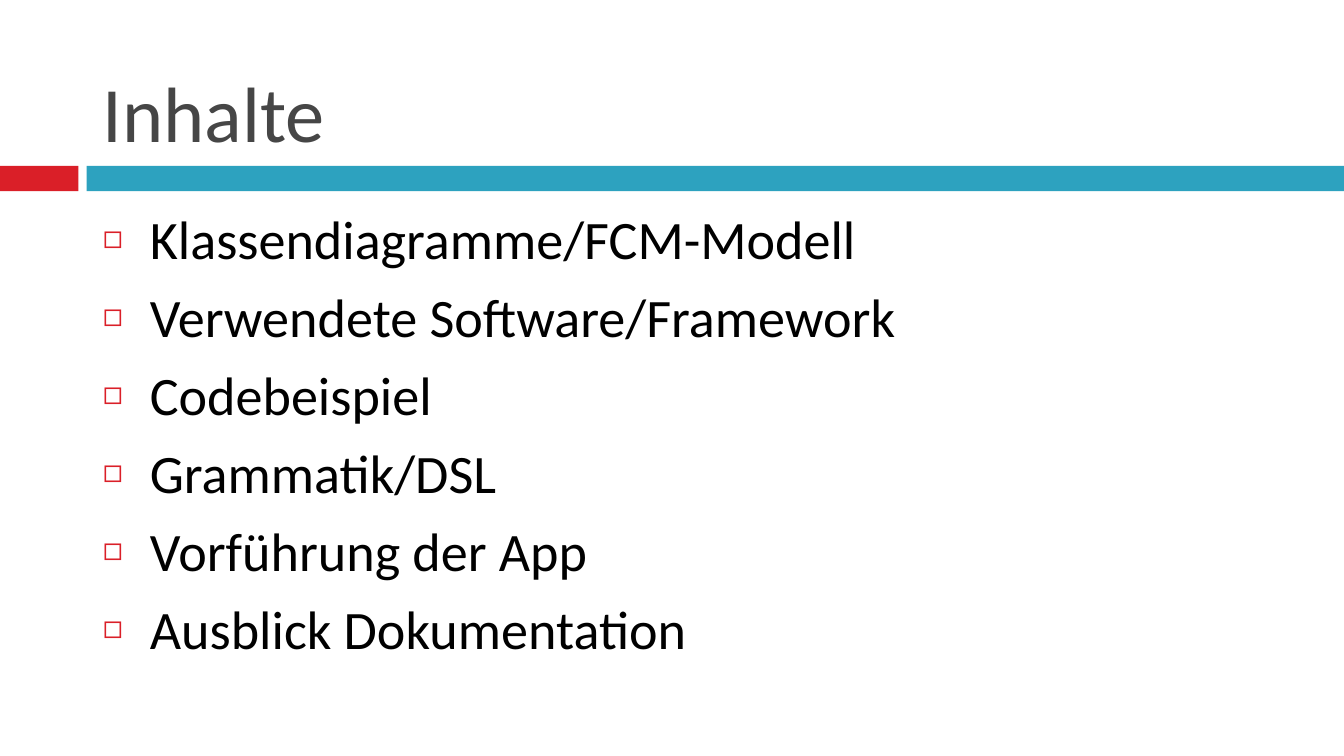
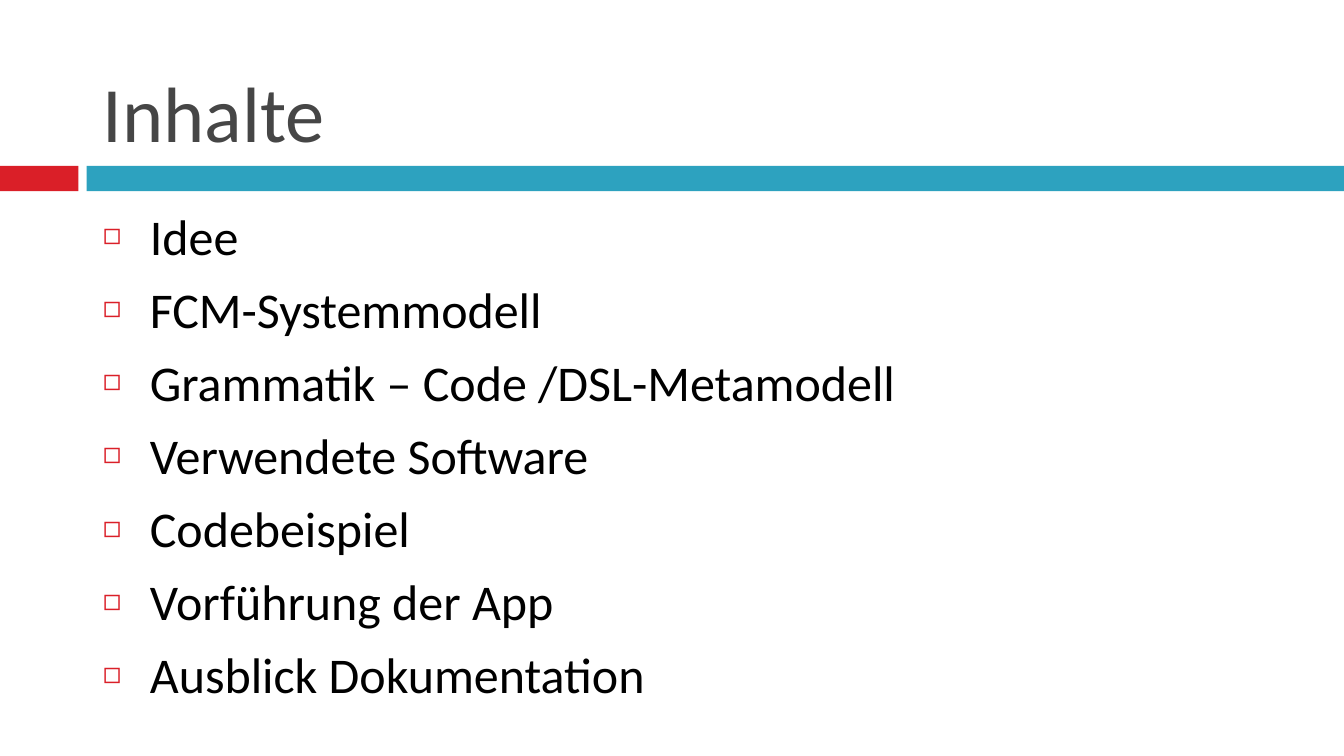
Before and after one commit to tmundt/battleship-app, a slide deck: slide 2 of battleship-android/Softwareprojekt_präsi.pptx. Drawn at 1344x756 pixels with LibreOffice and Linux fonts; fonts in the diff are those of the drawing. Boxes give left, top, right and bottom in pixels: in the first picture for what was removed or moved away, otherwise in the second. Text is boxed around its words. In the diff, an @@ line names an element or a change of style, - is before the commit and + after.

```diff
--- a/battleship-android/Softwareprojekt_präsi.pptx
+++ b/battleship-android/Softwareprojekt_präsi.pptx
@@ text at (150,220,895,475): text changed; size 29 to 26.8 pt @@
-◻ Klassendiagramme/FCM-Modell
-◻ Verwendete Software/Framework
+◻ Idee
+◻ FCM-Systemmodell
+◻ Grammatik – Code /DSL-Metamodell
+◻ Verwendete Software
@@ text at (150,455,496,496): paragraph removed @@
-◻ Grammatik/DSL
@@ text at (150,512,645,694): size 29 to 26.8 pt in "Codebeispiel", "Vorführung der App", "Ausblick Dokumentation" @@
```
Also in this commit, not shown: 5 other slides changed, 3 slides added, 1 slide removed.
